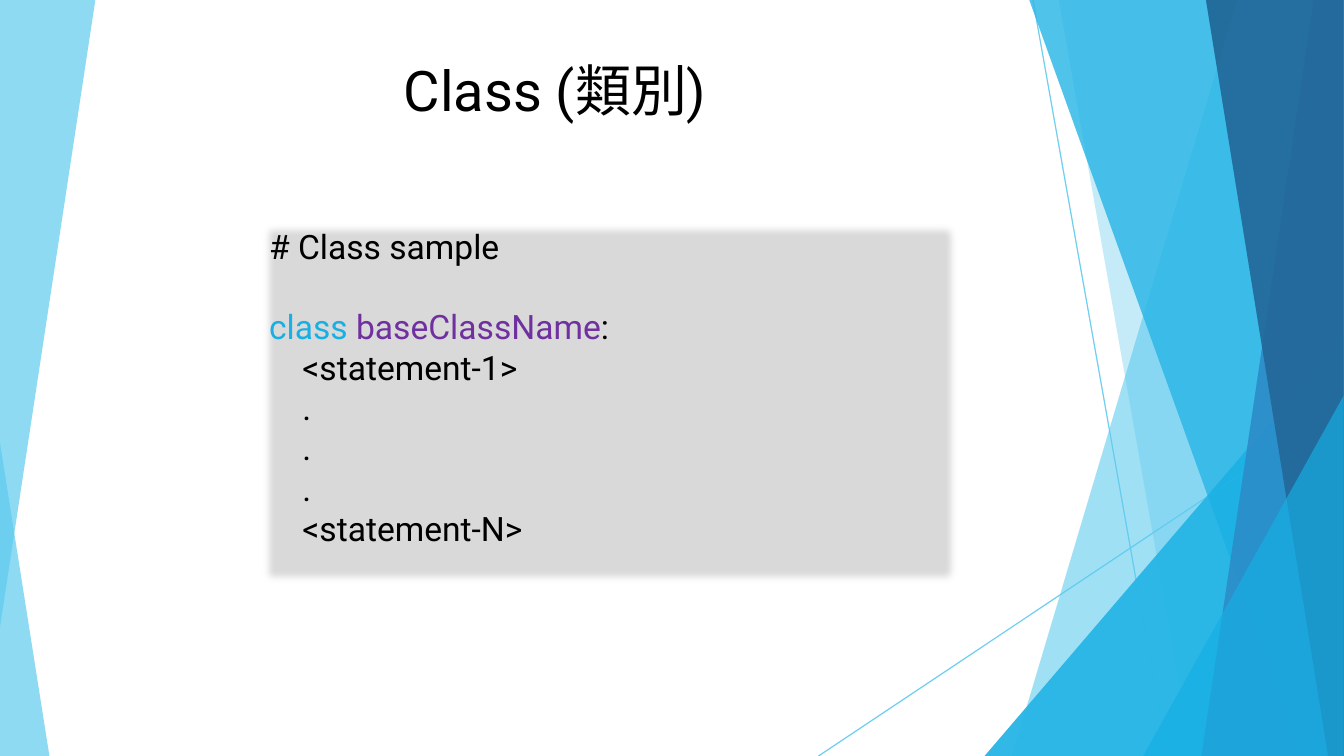
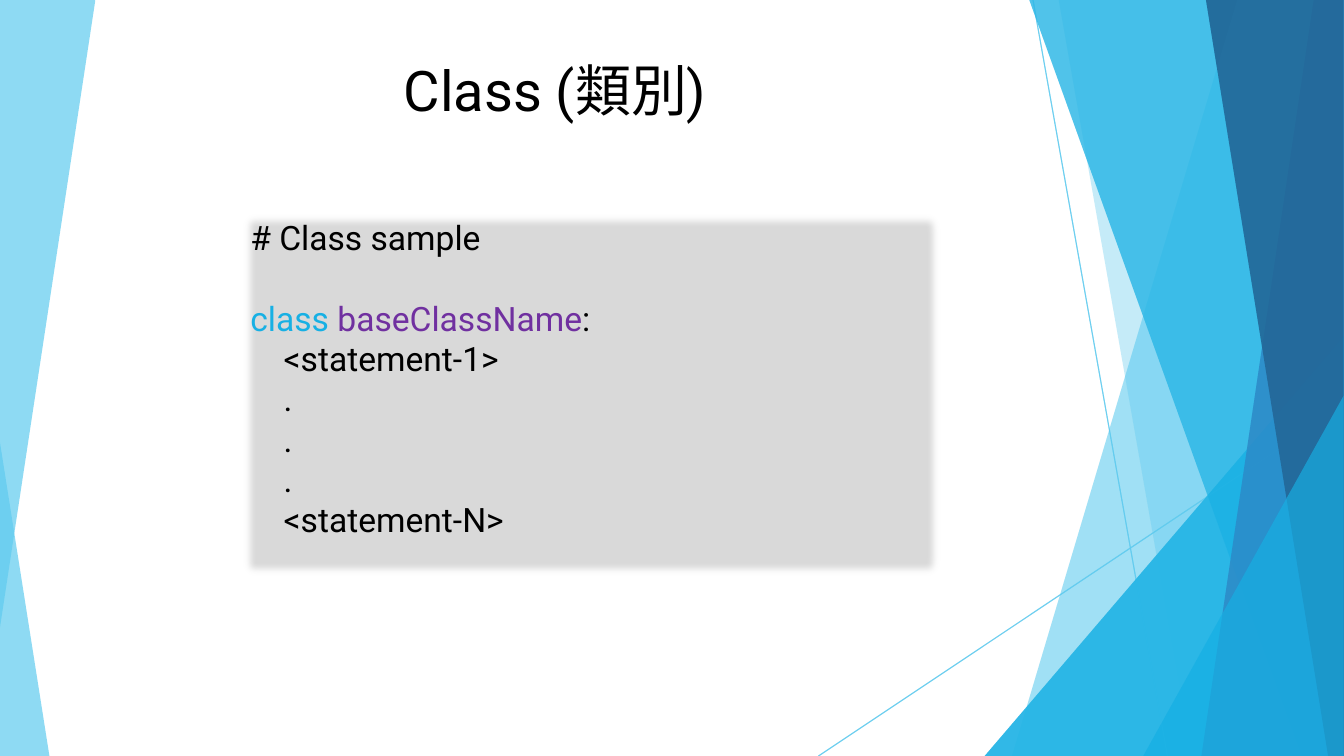
Before and after one commit to DavidChu0424/PythonIntroduction, a slide deck: slide 65 of Python Introduction.pptx. Drawn at 1344x756 pixels with LibreOffice and Linux fonts; fonts in the diff are those of the drawing. Boxes give left, top, right and bottom in pixels: in the first picture for what was removed or moved away, otherwise in the second. Text is boxed around its words. In the diff, an @@ line names an element or a change of style, - is before the commit and + after.

```diff
--- a/Python Introduction.pptx
+++ b/Python Introduction.pptx
@@ text "# Class sample": place and size @@
-text "# Class sample" at (269,234,609,542)
+text "# Class sample" at (250,225,590,533)
```
Also in this commit, not shown: 3 other slides changed.
